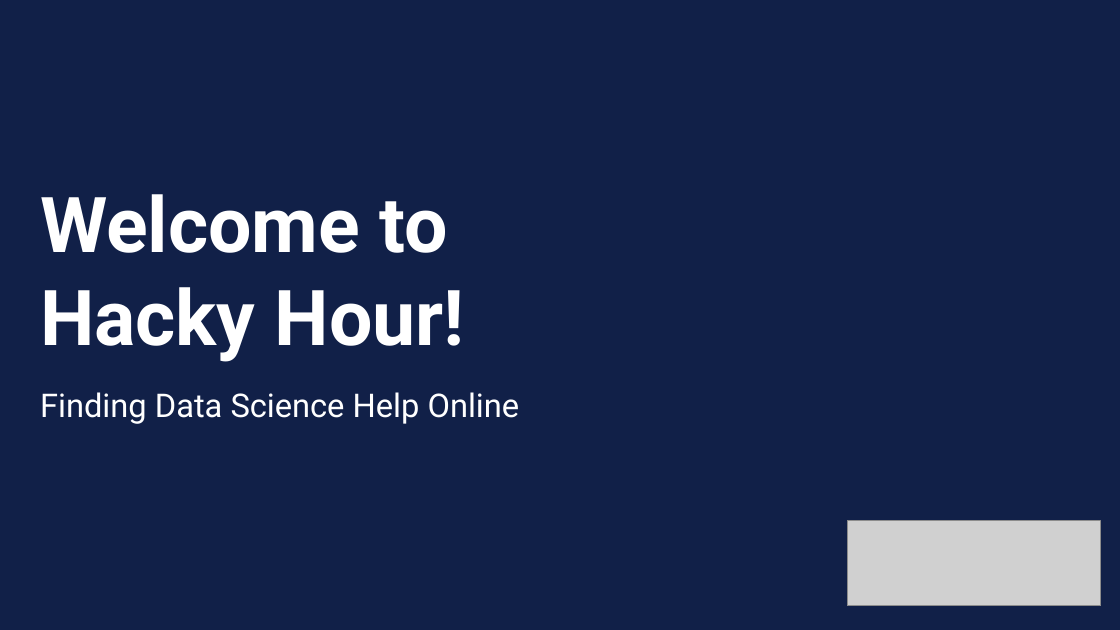
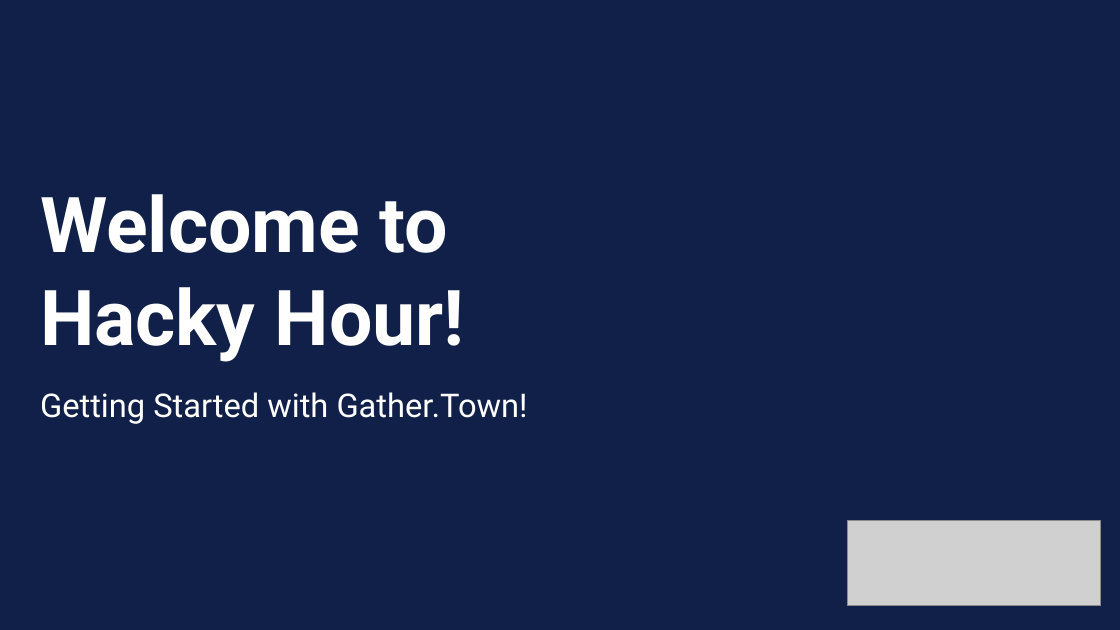
Before and after one commit to UCSF-DSI/ds_help, a slide deck: slide 1 of slides/powerpoint/00_intro.pptx (slide 3 before the commit). Drawn at 1120x630 pixels with LibreOffice and Linux fonts; fonts in the diff are those of the drawing; grey boxes stand for pictures. Boxes give left, top, right and bottom in pixels: in the first picture for what was removed or moved away, otherwise in the second. Text is boxed around its words. In the diff, an @@ line names an element or a change of style, - is before the commit and + after.

```diff
--- a/slides/powerpoint/00_intro.pptx
+++ b/slides/powerpoint/00_intro.pptx
@@ text at (40,392,528,424): text changed @@
-Finding Data Science Help Online
+Getting Started with Gather.Town!
```
Also in this commit, not shown: 8 slides added, 3 slides removed, 4 other files.
